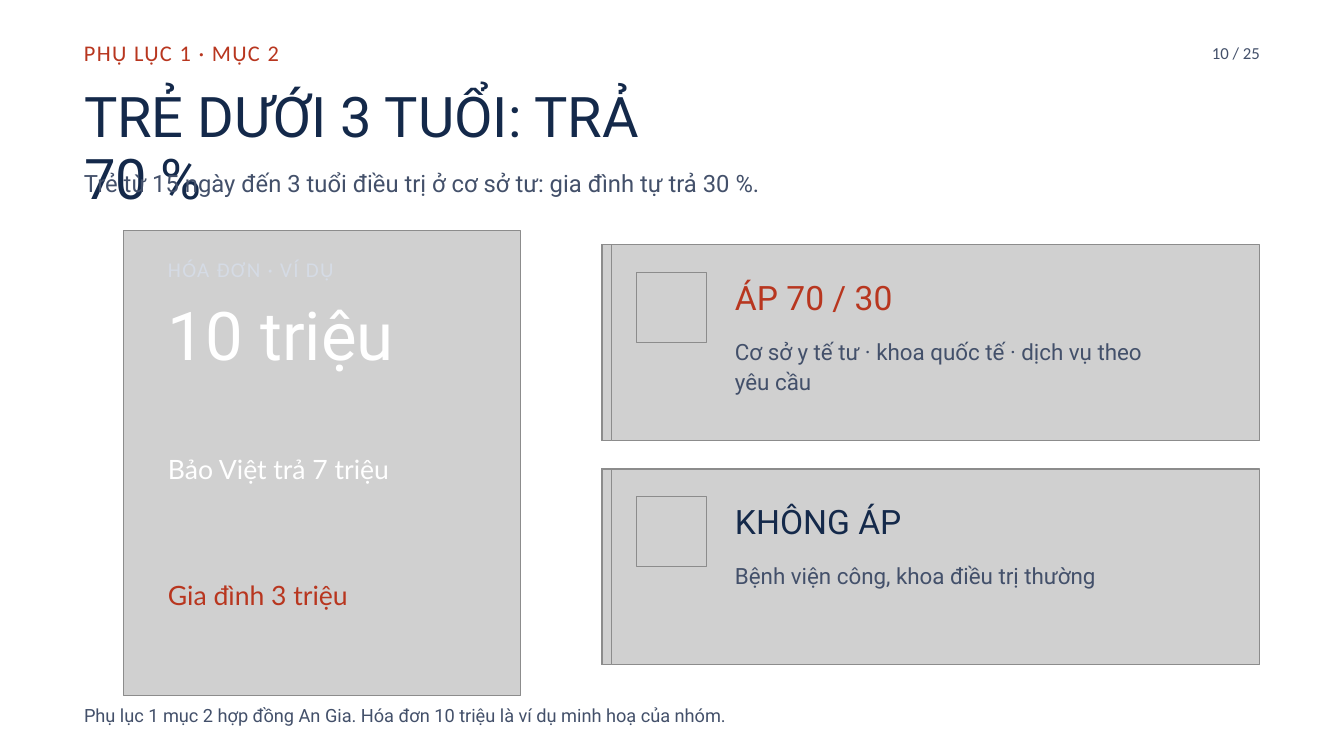
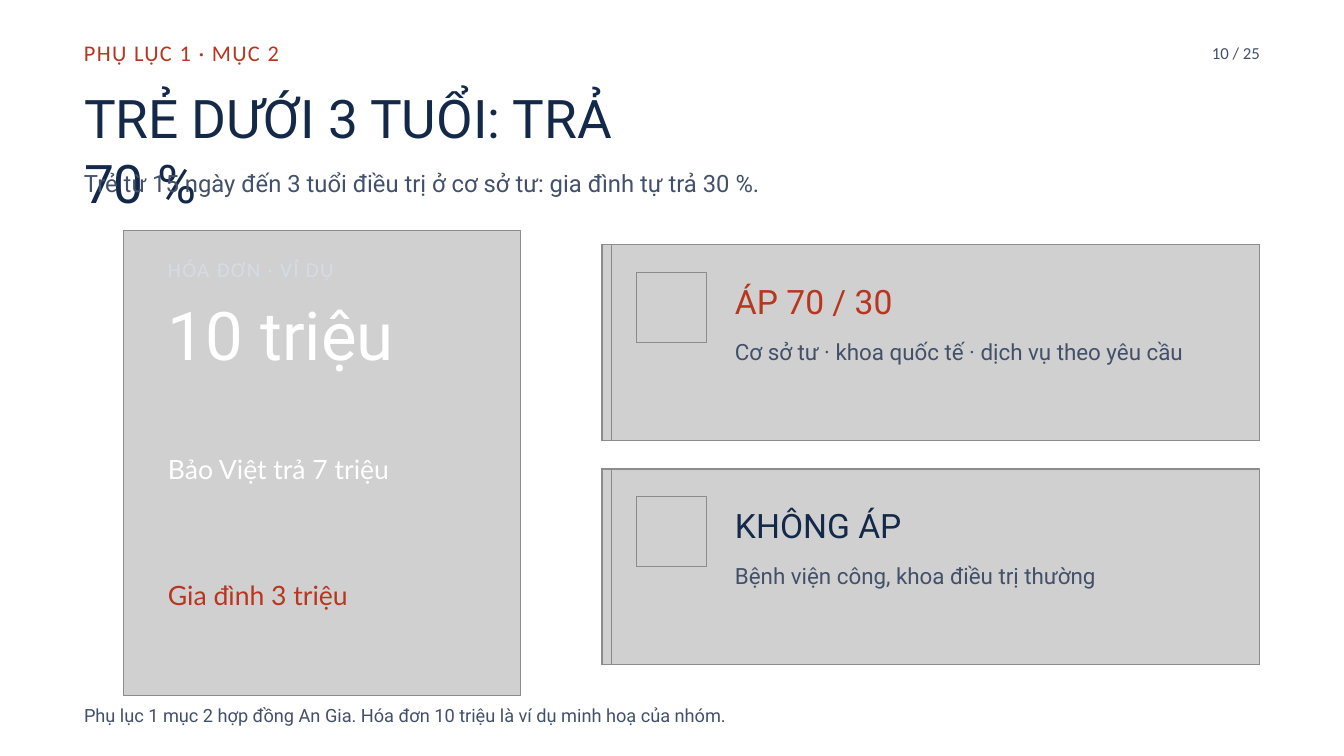
Before and after one commit to tranquanghaofake-dotcom/Law, a slide deck: slide 10 of docs/bai/hd-bao-hiem-an-gia/hd-bao-hiem-an-gia.pptx. Drawn at 1344x756 pixels with LibreOffice and Linux fonts; fonts in the diff are those of the drawing; grey boxes stand for pictures; background and template pictures are left out. Boxes give left, top, right and bottom in pixels: in the first picture for what was removed or moved away, otherwise in the second. Text is boxed around its words. In the diff, an @@ line names an element or a change of style, - is before the commit and + after.

```diff
--- a/docs/bai/hd-bao-hiem-an-gia/hd-bao-hiem-an-gia.pptx
+++ b/docs/bai/hd-bao-hiem-an-gia/hd-bao-hiem-an-gia.pptx
@@ title "TRẺ DƯỚI 3 TUỔI: TRẢ ..." at [84, 90, 612, 204]: size 40 to 38 pt; line spacing 44.8pt to 46.4pt @@
@@ text "ÁP 70 / 30" at [735, 283, 893, 315]: line spacing 26.4pt to 30pt @@
@@ text at [735, 341, 1183, 365]: text changed @@
-Cơ sở y tế tư · khoa quốc tế · dịch vụ theo
-yêu cầu
+Cơ sở tư · khoa quốc tế · dịch vụ theo yêu cầu
@@ text "KHÔNG ÁP" at [735, 507, 901, 539]: line spacing 26.4pt to 30pt @@
```
Also in this commit, not shown: 24 other slides changed, 4 other files.
